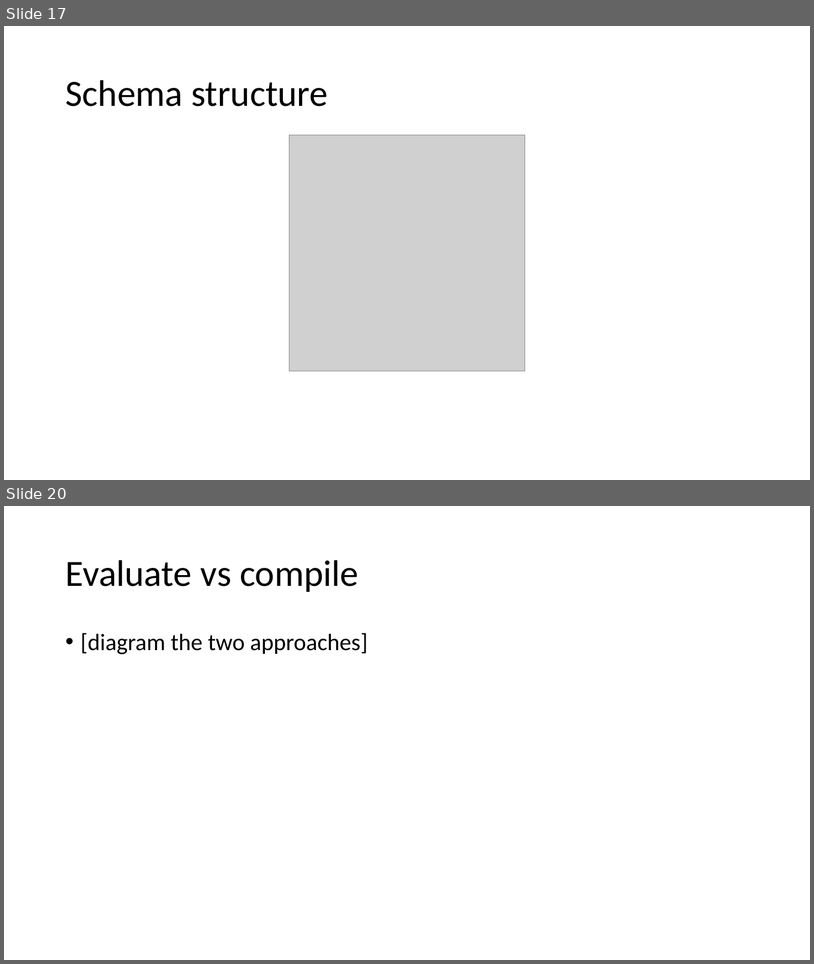
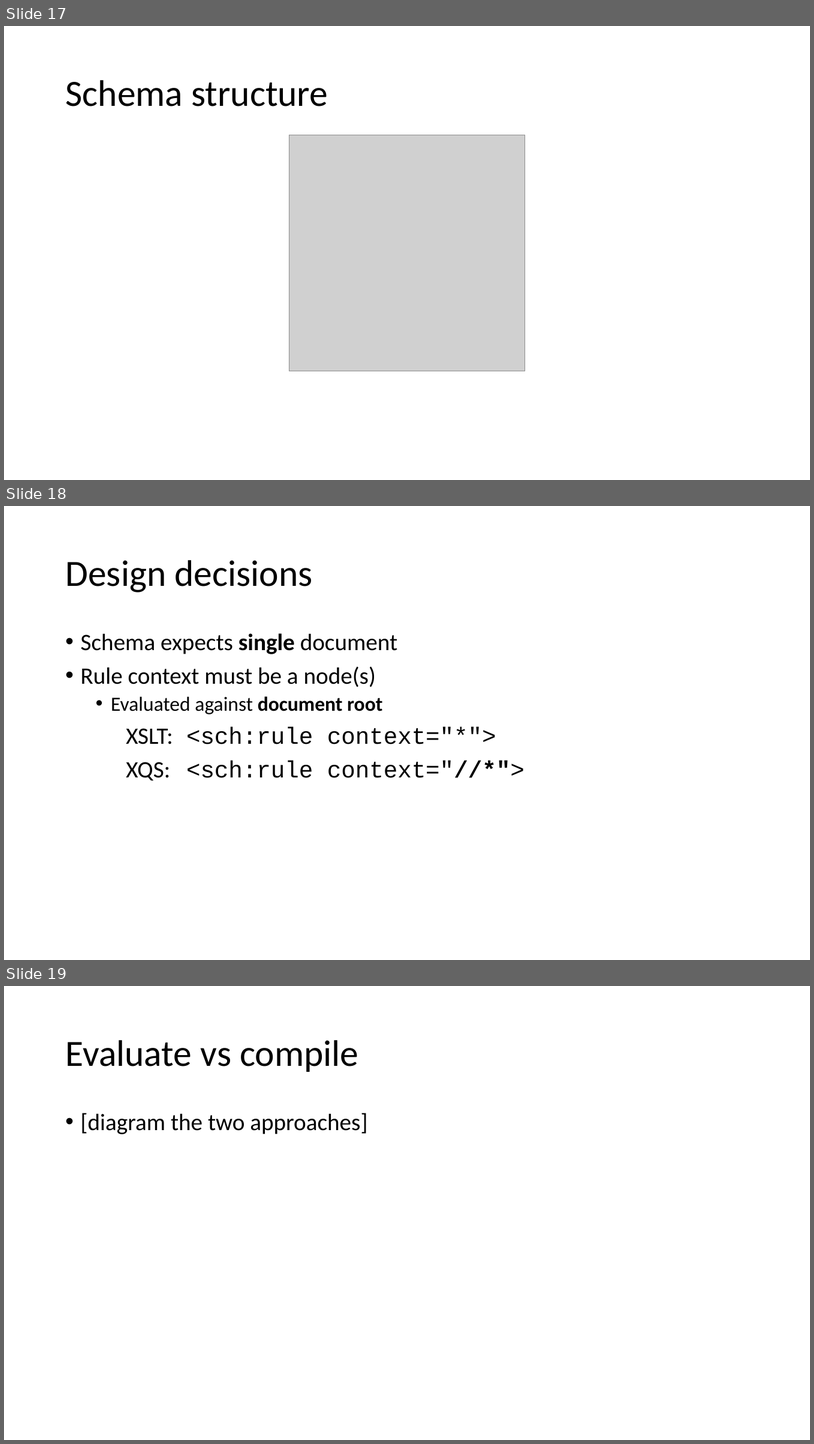
Before and after one commit to AndrewSales/XQS, a slide deck: Markup UK 2023 slides.pptx. Shown one above the other, each under a label of ours: slides 17 and 20 before the commit, slides 17, 18 and 19 after it; the slides between them are not shown. The pictures are 814x964 and 814x1444 pixels, drawn with LibreOffice and Linux fonts; fonts in the diff are those of the drawing; grey boxes stand for pictures. Boxes give left, top, right and bottom in pixels: in the first picture for what was removed or moved away, otherwise in the second. Text is boxed around its words. In the diff, an @@ line names an element or a change of style, - is before the commit and + after.

```diff
--- a/Markup UK 2023 slides.pptx
+++ b/Markup UK 2023 slides.pptx
@@ slide 18 added at [4, 506, 810, 960], background #FFFFFF @@
@@ title added at [65, 560, 312, 592], 44 pt, text #000000 @@
+Design decisions
@@ text added at [81, 633, 525, 781], 28 pt, text #000000 @@
+• Schema expects single document
+• Rule context must be a node(s)
+  • Evaluated against document root
+XSLT: <sch:rule context="*">
+XQS: <sch:rule context="//*">
@@ what was slide 20 is now slide 19 @@
```
Also in this commit, not shown: 5 slides changed, 12 other slides added, 1 slide removed.
